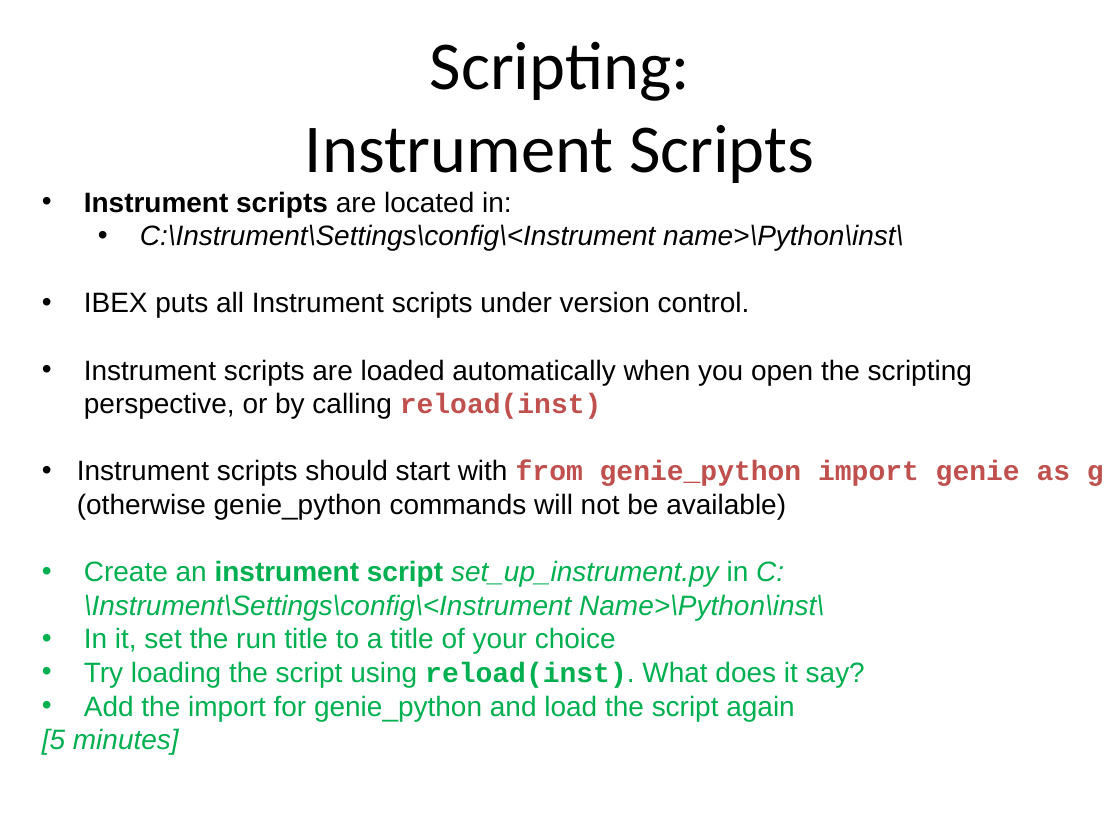
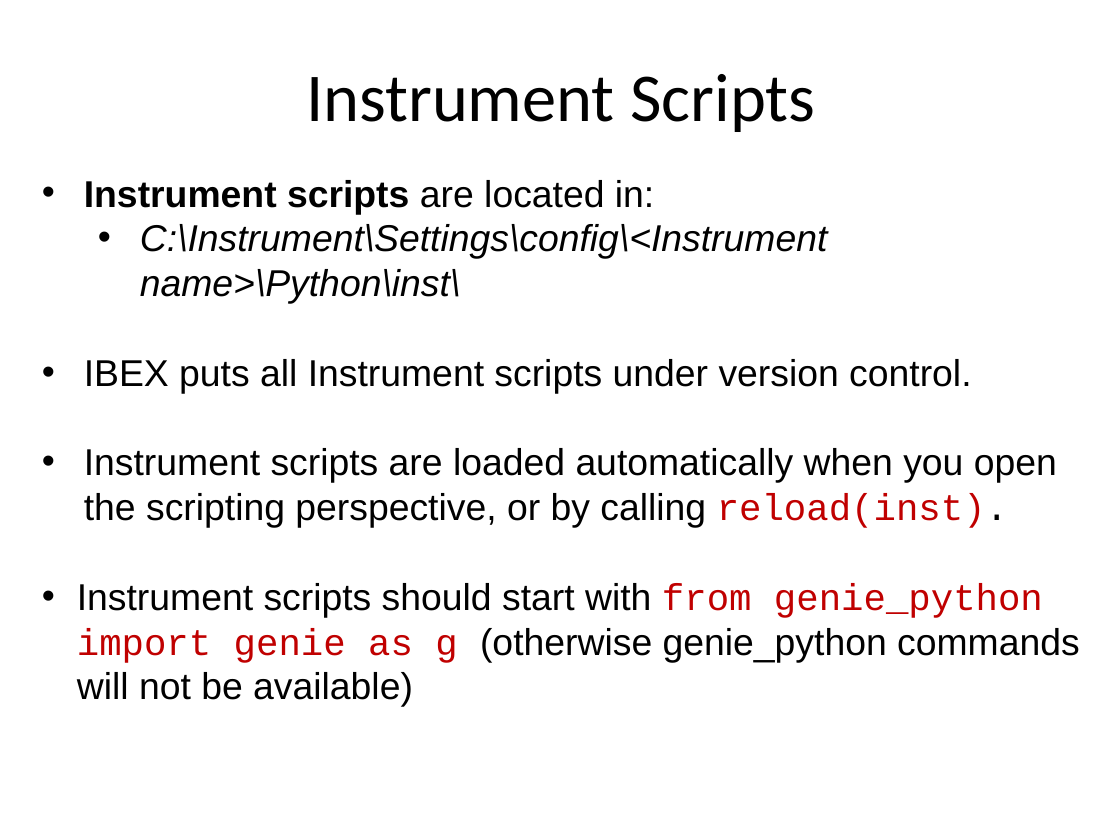
Before and after one commit to ISISComputingGroup/ibex_user_manual, a slide deck: slide 25 of genie_python_and_ibex/genie_python_and_ibex.pptx (slide 19 before the commit). Drawn at 1120x840 pixels with LibreOffice and Linux fonts; fonts in the diff are those of the drawing; background and template pictures are left out. Boxes give left, top, right and bottom in pixels: in the first picture for what was removed or moved away, otherwise in the second. Text is boxed around its words. In the diff, an @@ line names an element or a change of style, - is before the commit and + after.

Commit message:
Uploaded latest genie_python and ibex training slides

```diff
--- a/genie_python_and_ibex/genie_python_and_ibex.pptx
+++ b/genie_python_and_ibex/genie_python_and_ibex.pptx
@@ title at <box>306,74,815,132</box>: text changed @@
-Scripting:
-Instrument Scripts
+Instrument Scripts
@@ text "Instrument scripts are located in:": place and size @@
-text "Instrument scripts are located in:" at <box>42,191,1104,754</box>
+text "Instrument scripts are located in:" at <box>77,180,1080,707</box>
@@ text at <box>77,180,1080,707</box>: size 18 to 24 pt in "Instrument scripts are located in:", "C:\Instrument\Settings\config\<Instrument name>\Python\inst\", "IBEX puts all Instrument scripts under version ...", "Instrument scripts should start with from genie_python ..."; text colour #C0504D to #C00000, bold off in "from genie_python import genie as g" @@
@@ text at <box>84,448,1057,528</box>: text changed; size 18 to 24 pt @@
-• Instrument scripts are loaded automatically when you open the scripting perspective, or by calling reload(inst)
+• Instrument scripts are loaded automatically when you open the scripting perspective, or by calling reload(inst).
@@ text at <box>42,560,865,754</box>: paragraphs removed @@
-• Create an instrument script set_up_instrument.py in C:\Instrument\Settings\config\<Instrument Name>\Python\inst\
-• In it, set the run title to a title of your choice
-• Try loading the script using reload(inst). What does it say?
-• Add the import for genie_python and load the script again
-[5 minutes]
```
Also in this commit, not shown: 31 other slides changed, 16 slides added, 1 slide removed.
